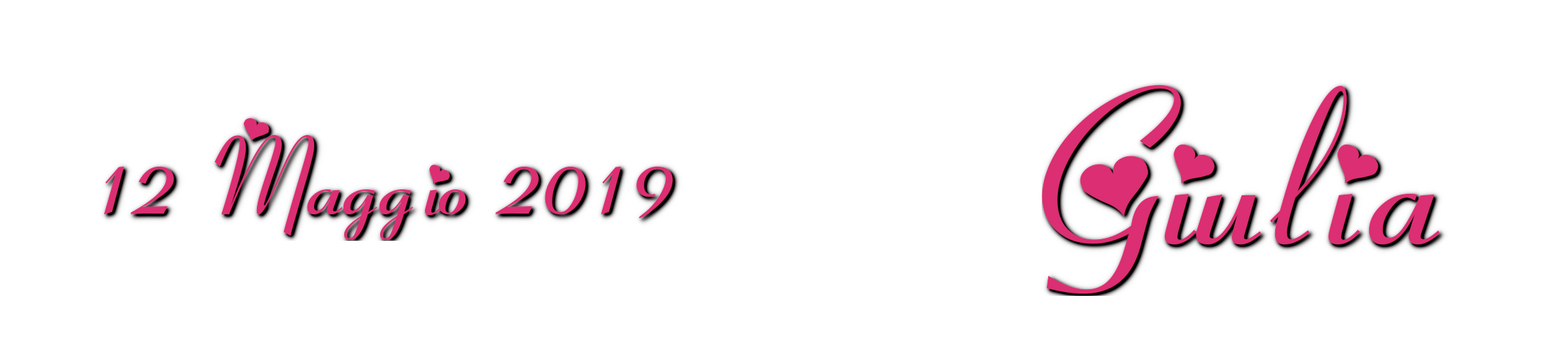
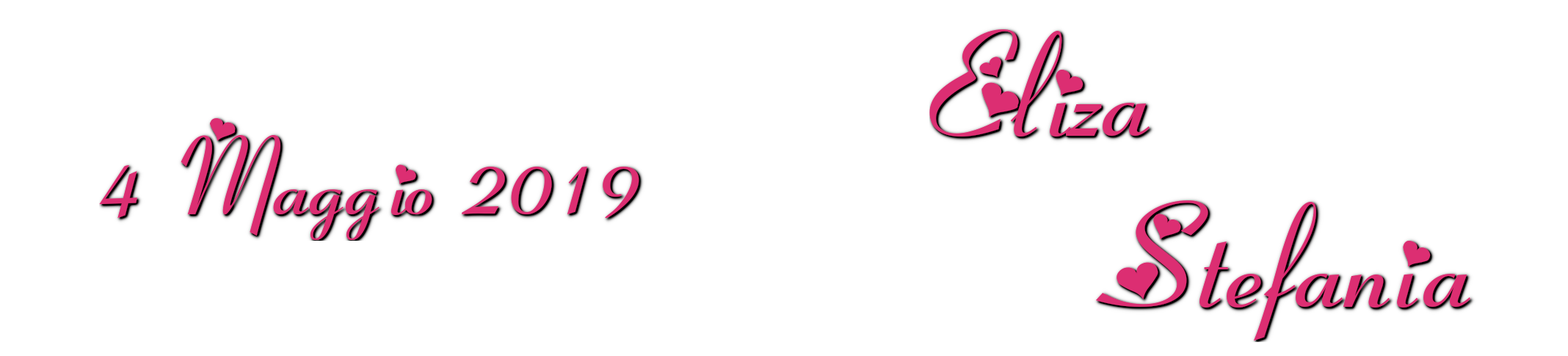
Layered file, before and after one edit (1568x356). Changes by layer:
renamed "Giulia" to "Eliza ...", painted on it over [left=929, top=26, right=1476, bottom=343]
renamed "12 Maggio 2019" to "4 Maggio 2019", painted on it over [left=99, top=113, right=682, bottom=241]
removed layer "Layer #1" over [left=99, top=26, right=1476, bottom=343]
